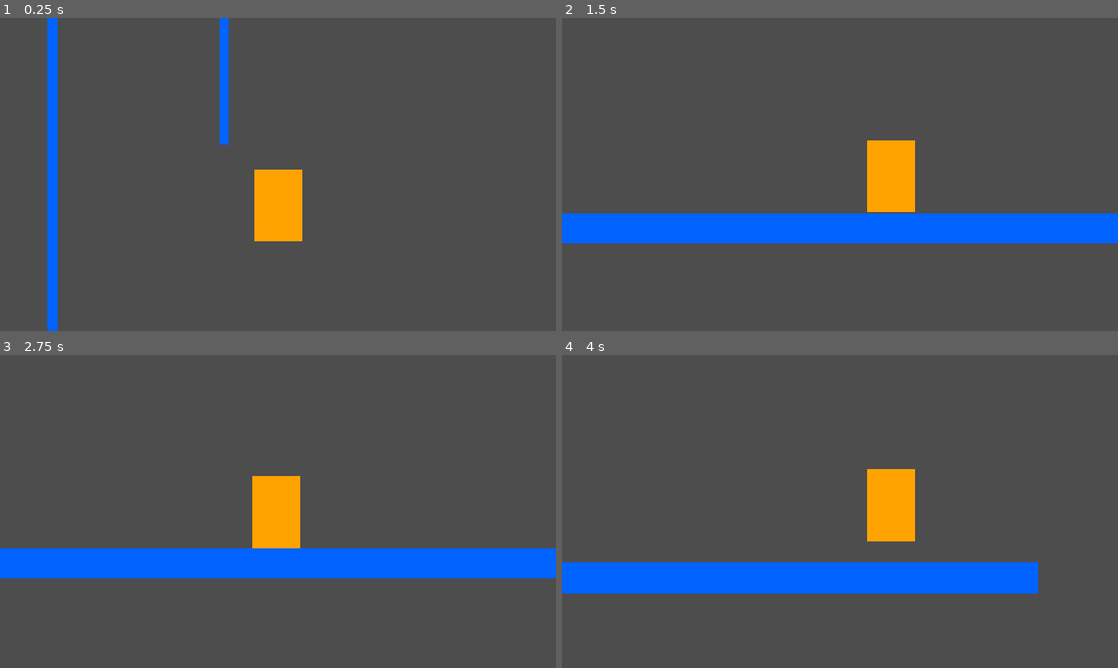
Above: before the commit, frames 1-4 (two rows, left to right).
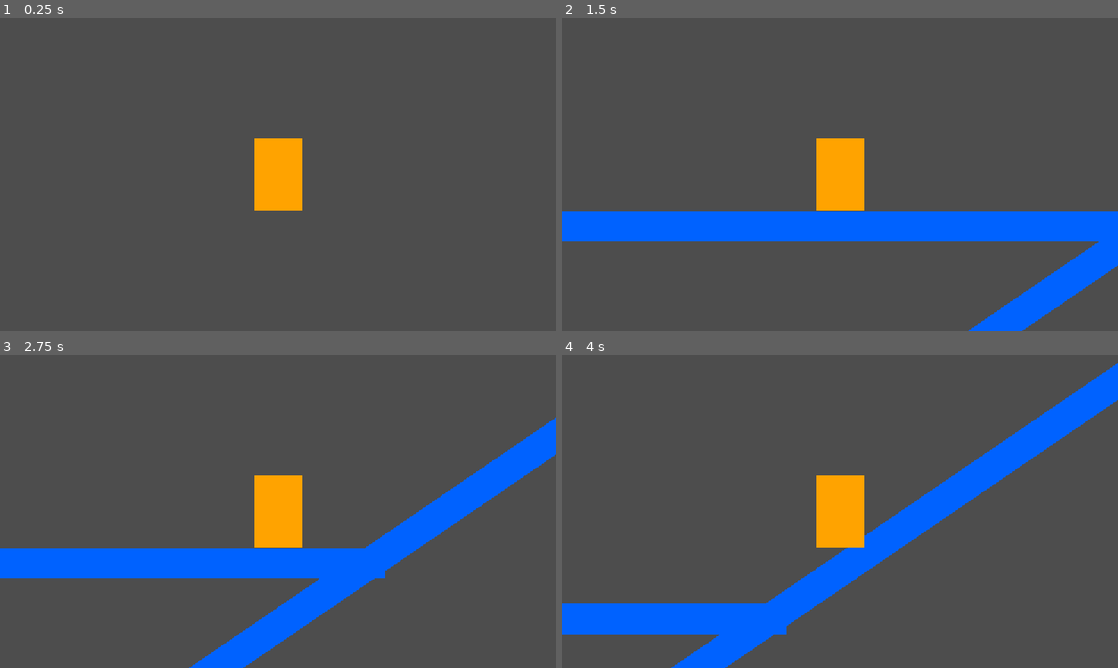
Above: after the commit, the same moments.

Repository: Swimnato/BYU-Game-Jam-summer-2025
Game: Godot game, scene res://Scenes/MovementDemo.tscn
The game is run twice, just before and just after one commit, with the same random seed, the same clock (stepped at 60 frames per second) and the same inputs.
Inputs:
- Up to frame 1 (0.25 s): no input
- Up to frame 2 (1.5 s): hold D (Right) from 0.53 s (still down); tap Space (Jump) at 0.77 s
- Up to frame 3 (2.75 s): tap Space (Jump) at 1.52 s; release D (Right) at 2.03 s; hold A (Left) from 2.03 s (still down)
- Up to frame 4 (4 s): release A (Left) at 2.78 s; hold D (Right) from 2.78 s (still down); tap Space (Jump) at 3.02, 3.77 s

The runs differ from the first frame. In frame 1, 4.2% of the frame differs, in the area x 8-55%, y 0-100%; in frame 2, 7.8%; in frame 3, 9.2%; in frame 4, 22%, in the area x 0-100%, y 2-100%.

Commit message:
increase floor snap length to make slope descent smooth

Diff:
--- a/the-grand-gizmo-escape/Scenes/MovementDemo.tscn
+++ b/the-grand-gizmo-escape/Scenes/MovementDemo.tscn
@@ -26,6 +26,20 @@
 scale = Vector2(2052.25, 63.25)
 texture = ExtResource("1_johof")
 
+[node name="StaticBody2D2" type="StaticBody2D" parent="Level/Floor"]
+position = Vector2(0.02, 29.285)
+
+[node name="CollisionShape2D" type="CollisionShape2D" parent="Level/Floor/StaticBody2D2"]
+position = Vector2(2476.48, -325.911)
+rotation = -0.598648
+shape = SubResource("RectangleShape2D_johof")
+
+[node name="Sprite2D" type="Sprite2D" parent="Level/Floor/StaticBody2D2"]
+position = Vector2(2475.48, -325.911)
+rotation = -0.598648
+scale = Vector2(2052.25, 63.25)
+texture = ExtResource("1_johof")
+
 [node name="Walls" type="Node2D" parent="Level"]
 
 [node name="StaticBody2D" type="StaticBody2D" parent="Level/Walls"]
@@ -42,19 +56,18 @@
 [node name="StaticBody2D2" type="StaticBody2D" parent="Level/Walls"]
 
 [node name="CollisionShape2D" type="CollisionShape2D" parent="Level/Walls/StaticBody2D2"]
-position = Vector2(376.125, -1108)
+position = Vector2(335.125, -901.005)
 shape = SubResource("RectangleShape2D_cyap7")
 
 [node name="Sprite2D" type="Sprite2D" parent="Level/Walls/StaticBody2D2"]
-position = Vector2(376.125, -1109.59)
+position = Vector2(335.125, -902.595)
 scale = Vector2(20.25, 1322.81)
 texture = ExtResource("1_johof")
 
 [node name="Entities" type="Node2D" parent="."]
 
 [node name="Player" parent="Entities" instance=ExtResource("2_johof")]
-position = Vector2(489, -421)
+position = Vector2(946, -509)
 scale = Vector2(0.5, 0.5)
 
 [node name="Camera2D" type="Camera2D" parent="Entities/Player"]
-position_smoothing_enabled = true
--- a/the-grand-gizmo-escape/Scenes/Player.tscn
+++ b/the-grand-gizmo-escape/Scenes/Player.tscn
@@ -13,6 +13,7 @@
 height = 300.0
 
 [node name="Player" type="CharacterBody2D"]
+floor_snap_length = 7.1
 script = ExtResource("1_kyqiw")
 
 [node name="Player" type="AnimatedSprite2D" parent="."]
